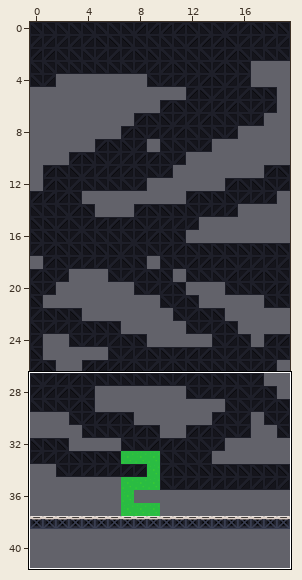
Tiled map -- Game/maps/2.tmx. The picture above shows the old version from afar; the outline marks the close-up.
Close-up. Earlier state:
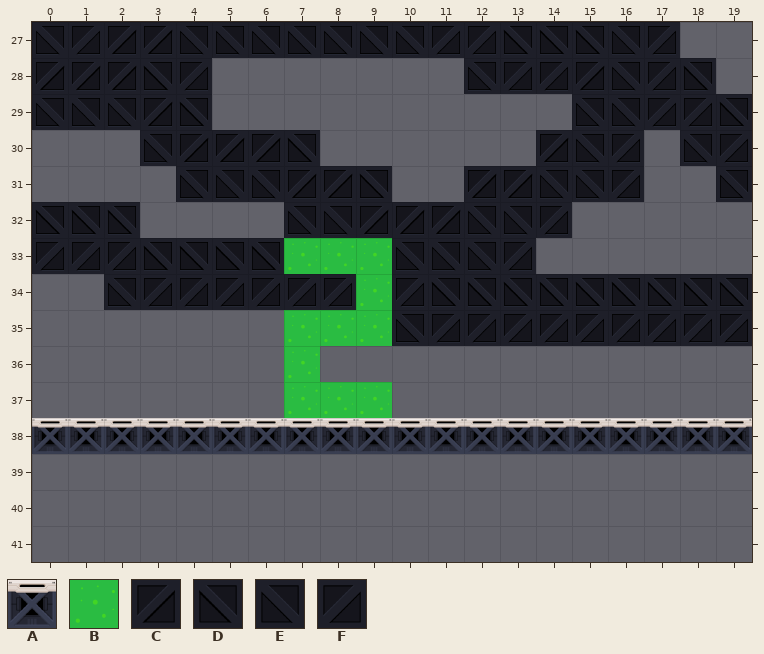
Cells are 128x128 px. Shown: x 0..19, y 27..41.
Key: from "MAP": A 1, B 14, C 15, D 16, E 26, F 27.
_ is an empty cell.
Layer "level" before, first column x 0:
27 EFCCEEEEEEEFFDDDEF__
28 CCCDF_______EFFCEFD_
29 EEECD__________EEFFD
30 ___ECCCD______CEF_EF
31 ____EEECCD__CCEEF__E
32 DDD____EECCCEEF_____
33 FFFDDDDBBBEEEF______
34 __EFFFFFFBFDDDDDDDDD
35 _______BBBEFFFFFFFFF
36 _______B____________
37 _______BBB__________
38 AAAAAAAAAAAAAAAAAAAA
39 ____________________
40 ____________________
41 ____________________
The same view after the edit:
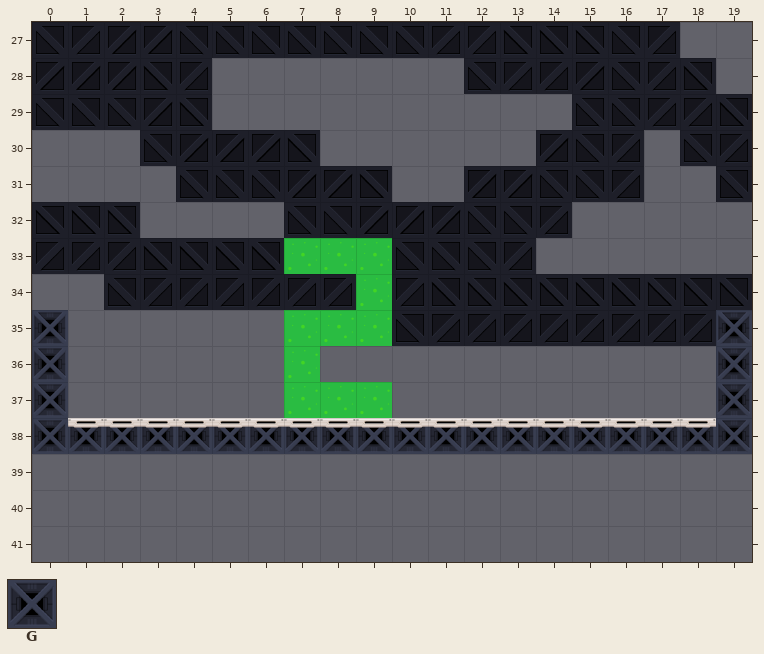
Further tiles: from "MAP": G 12.
Changes in this commit:
Changed rows in their new state; . is an unchanged cell.
Layer "level":
first column x 0:
35 G..................G
36 G..................G
37 G..................G
38 G..................G
